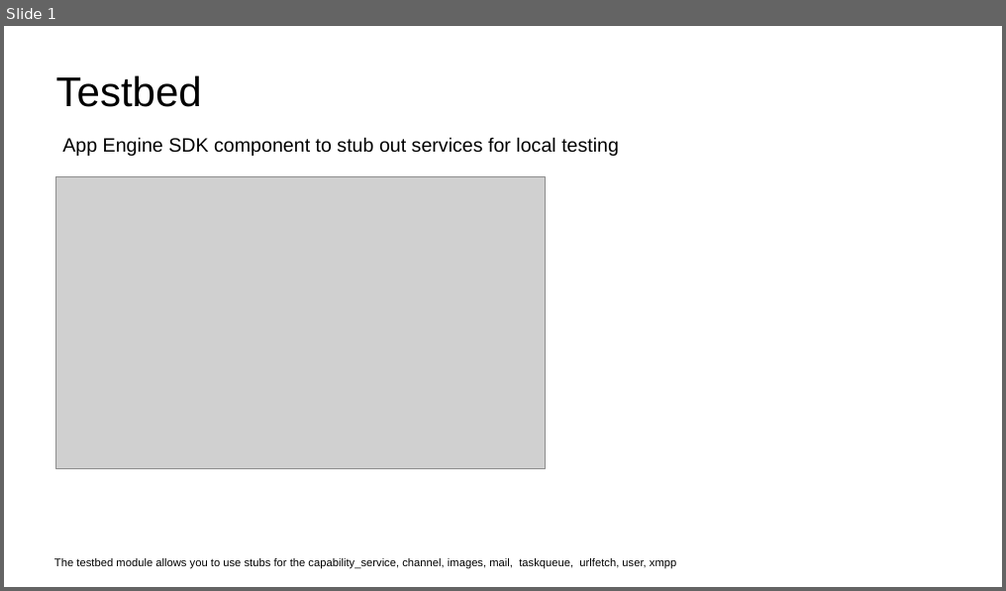
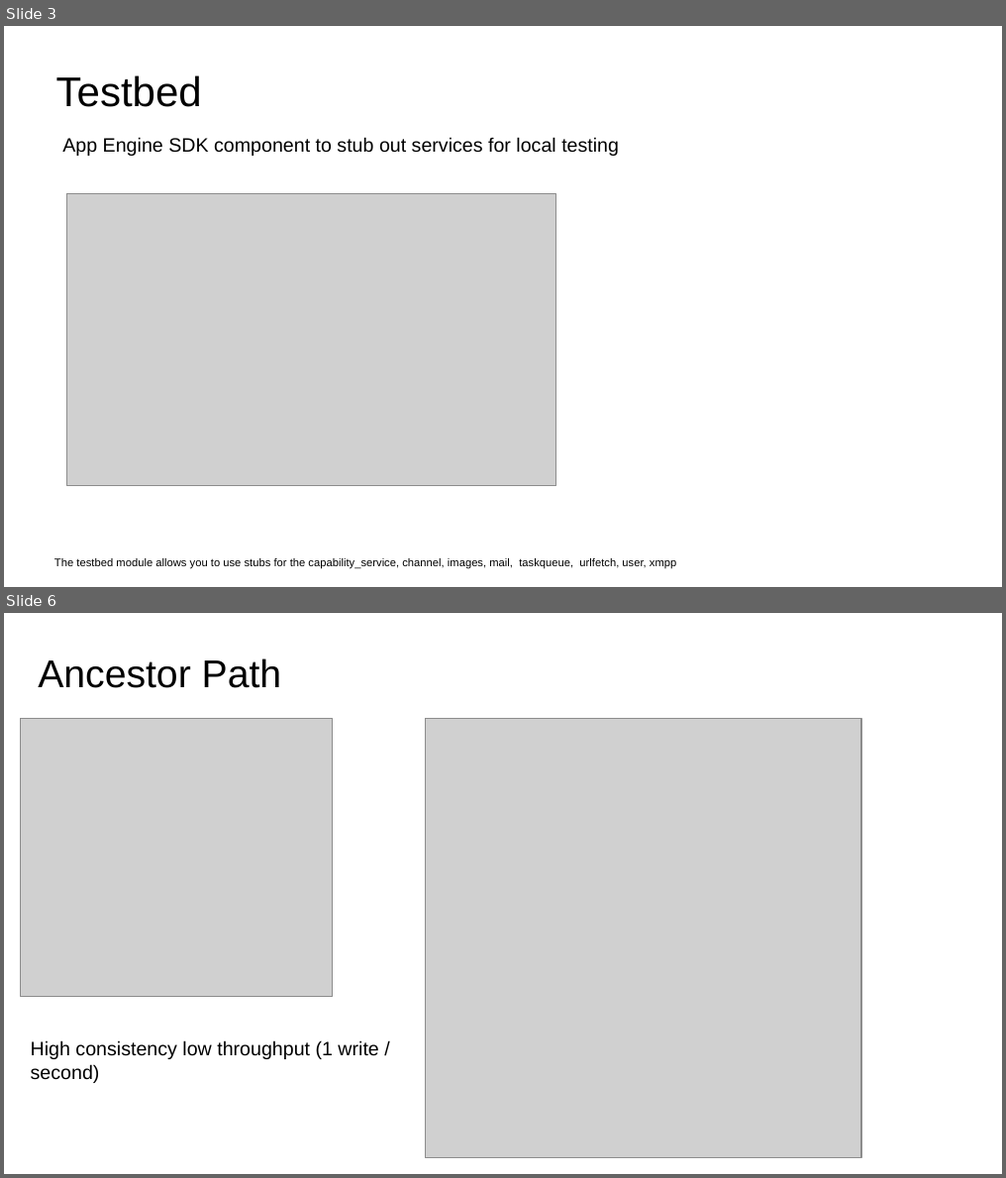
Before and after one commit to bashtavenko/datastore_playground, a slide deck: datastore-ndb-101.odp. Shown one above the other, each under a label of ours: slide 1 before the commit, slides 3 and 6 after it; the slides between them are not shown. The pictures are 1006x591 and 1006x1178 pixels, drawn with LibreOffice and Linux fonts; fonts in the diff are those of the drawing; grey boxes stand for pictures. Boxes give left, top, right and bottom in pixels: in the first picture for what was removed or moved away, otherwise in the second. Text is boxed around its words. In the diff, an @@ line names an element or a change of style, - is before the commit and + after.

```diff
--- a/datastore-ndb-101.odp
+++ b/datastore-ndb-101.odp
@@ slide 6 added at (x1=4, y1=613, x2=1002, y2=1174), background #FFFFFF @@
@@ title added at (x1=38, y1=659, x2=282, y2=688), 28 pt, text #000000 @@
+Ancestor Path
@@ picture added at (x1=21, y1=719, x2=333, y2=997) @@
@@ picture added at (x1=425, y1=719, x2=861, y2=1157) @@
@@ text added at (x1=31, y1=1041, x2=378, y2=1083), 14 pt, text #000000 @@
+High consistency low throughput (1 write / second)
@@ what was slide 1 is now slide 3 @@
@@ slide 3 changed as well @@
@@ picture moved from (x1=55, y1=176, x2=546, y2=470) to (x1=67, y1=193, x2=556, y2=486) @@
```
Also in this commit, not shown: 7 other slides added.
